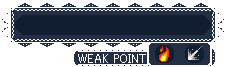
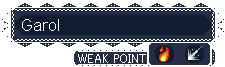
Layers edited between the first and the second 225px x 67px image:
renamed "Pasted Layer" to "Garol", showed it, moved it above "BG", painted on it over [22, 19, 59, 31]
